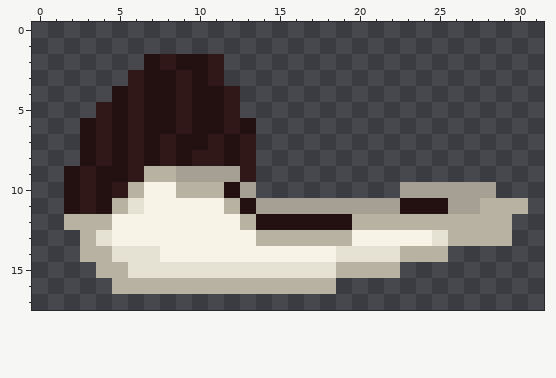
Pixel-art sprite: src/monsters/coatlicahead/digger/jaw.png. Above, as it was before the edit.
The file is 32x18 pixels.
Once edited:
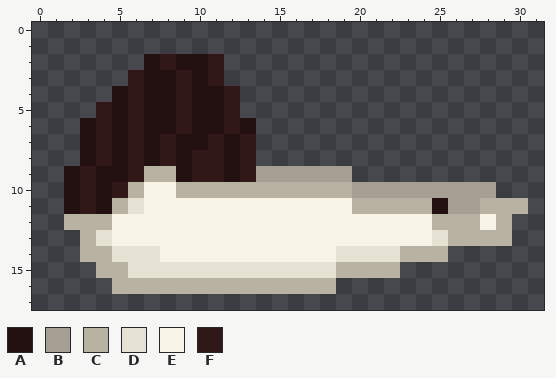
Palette (. is transparent): A #231111  B #a5a093  C #b8b2a2  D #e5e2d3  E #f7f3e7  F #301818
Change:
@@ x 0..31 @@
  8 ...AFAFAFAFFAF..................
- 9 ..AFAAFCCBBBBF..................
-10 ..AFAFCEECCCAB.........BBBBBB...
-11 ..AFACDEEEEECABBBBBBBBBAAABBCCC.
-12 ..CCCEEEEEEEECAAAAAACCCCCCCCCC..
-13 ...CDEEEEEEEEECCCCCCEEEEEDCCCC..
+ 9 ..AFAAFCCAFFAFBBBBBB............
+10 ..AFAFCEECCCCCCCCCCCBBBBBBBBB...
+11 ..AFACDEEEEEEEEEEEEECCCCCABBCCC.
+12 ..CCCEEEEEEEEEEEEEEEEEEEECCCEC..
+13 ...CDEEEEEEEEEEEEEEEEEEEEDCCCC..
 14 ...CCDDDEEEEEEEEEEEDDDDCCC......
